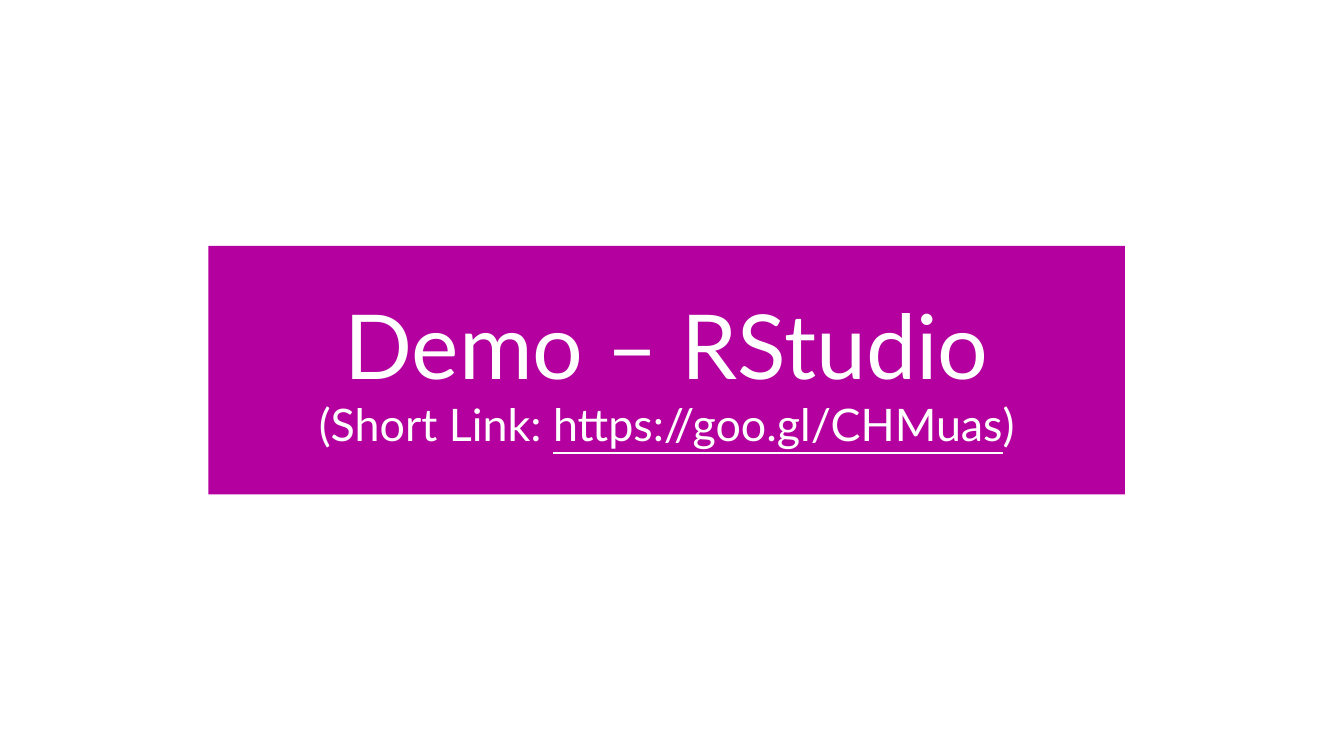
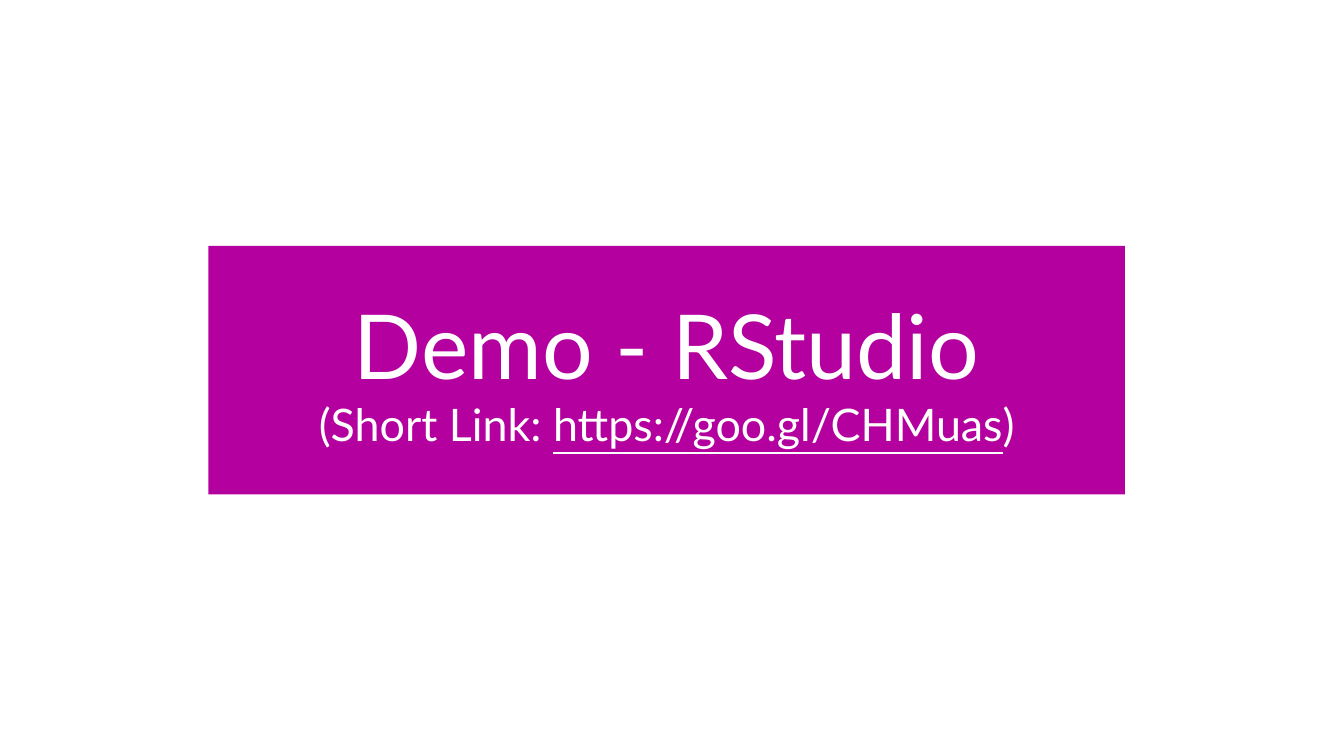
Before and after one commit to yinkaihsu/MSP-Lecture-R-Introduction, a slide deck: slide 20 of MSP_RIntoduction_IanHsu_20171025.pptx (slide 19 before the commit). Drawn at 1344x756 pixels with LibreOffice and Linux fonts; fonts in the diff are those of the drawing; background and template pictures are left out. Boxes give left, top, right and bottom in pixels: in the first picture for what was removed or moved away, otherwise in the second. Text is boxed around its words. In the diff, an @@ line names an element or a change of style, - is before the commit and + after.

```diff
--- a/MSP_RIntoduction_IanHsu_20171025.pptx
+++ b/MSP_RIntoduction_IanHsu_20171025.pptx
@@ text in rectangle at (354,313,979,380): text changed @@
-Demo – RStudio
+Demo - RStudio
```
Also in this commit, not shown: 6 other slides changed, 1 slide added.
